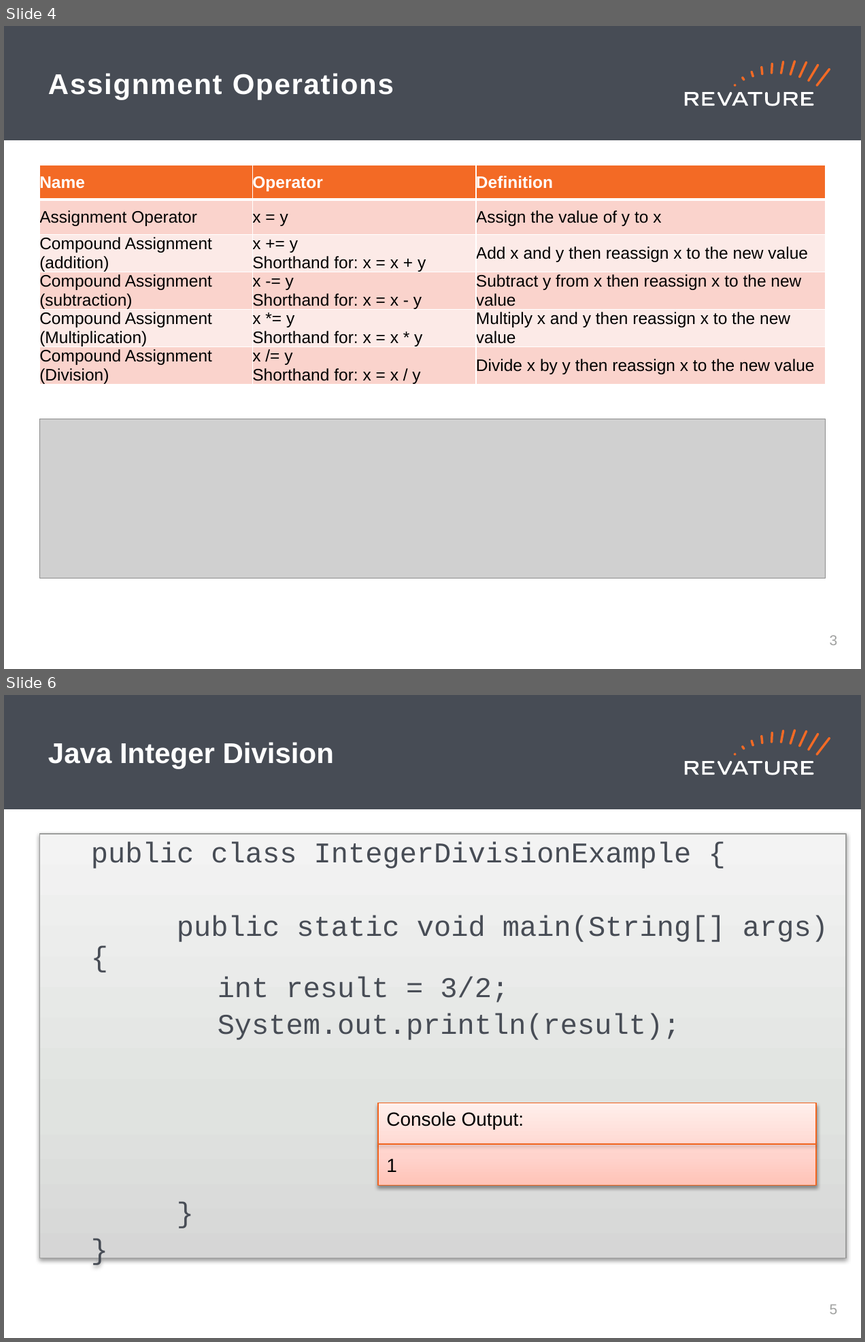
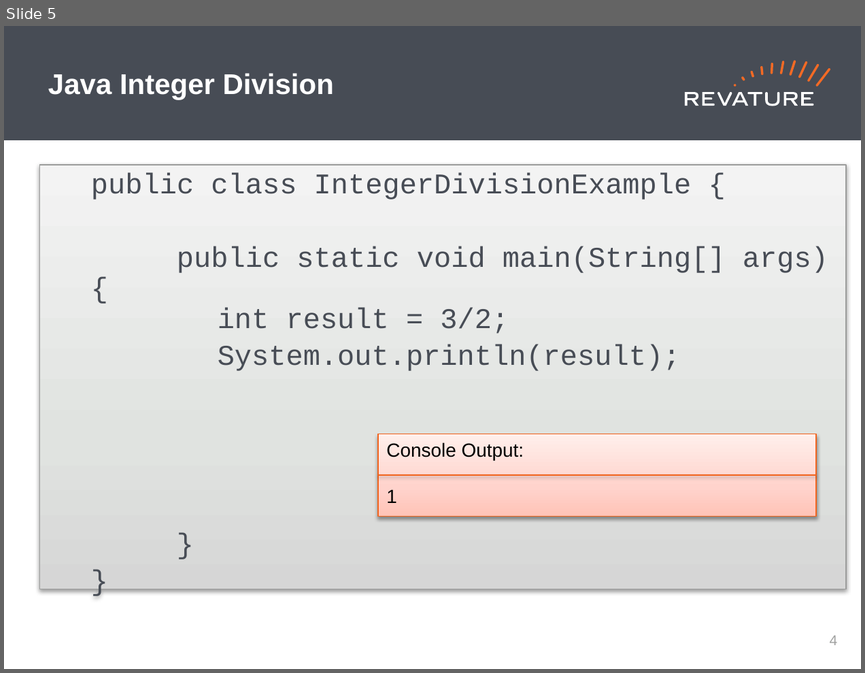
Before and after one commit to cynthia-enciso/RAP-210830, a slide deck: PPTs/day-3.pptx. Shown one above the other, each under a label of ours: slides 4 and 6 before the commit, slide 5 after it; the slides between them are not shown. The pictures are 865x1342 and 865x673 pixels, drawn with LibreOffice and Linux fonts; fonts in the diff are those of the drawing; grey boxes stand for pictures. Boxes give left, top, right and bottom in pixels: in the first picture for what was removed or moved away, otherwise in the second. Text is boxed around its words. In the diff, an @@ line names an element or a change of style, - is before the commit and + after.

```diff
--- a/PPTs/day-3.pptx
+++ b/PPTs/day-3.pptx
@@ slide 4 removed at (4, 26, 861, 669), background #FFFFFF; not listed: 19 template elements that a slide beside it also shows @@
@@ title removed at (48, 73, 394, 99) @@
-Assignment Operations
@@ table removed at (39, 165, 825, 395), 6 rows, 3 columns @@
-Name | Operator | Definition
-Assignment Operator | x = y | Assign the value of y to x
-Compound Assignment (addition) | x += y / Shorthand for: x = x + y | Add x and y then reassign x to the new value
-Compound Assignment (subtraction) | x -= y / Shorthand for: x = x - y | Subtract y from x then reassign x to the new value
-Compound Assignment (Multiplication) | x *= y / Shorthand for: x = x * y | Multiply x and y then reassign x to the new value
-Compound Assignment (Division) | x /= y / Shorthand for: x = x / y | Divide x by y then reassign x to the new value
@@ picture removed at (40, 418, 825, 577) @@
@@ page number removed at (830, 635, 838, 645) @@
-3
@@ what was slide 6 is now slide 5 @@
@@ page number at (830, 635, 838, 645): text changed @@
-5
+4
```
Also in this commit, not shown: 2 slides changed, 2 slides added, 2 other slides removed, 10 other files.
